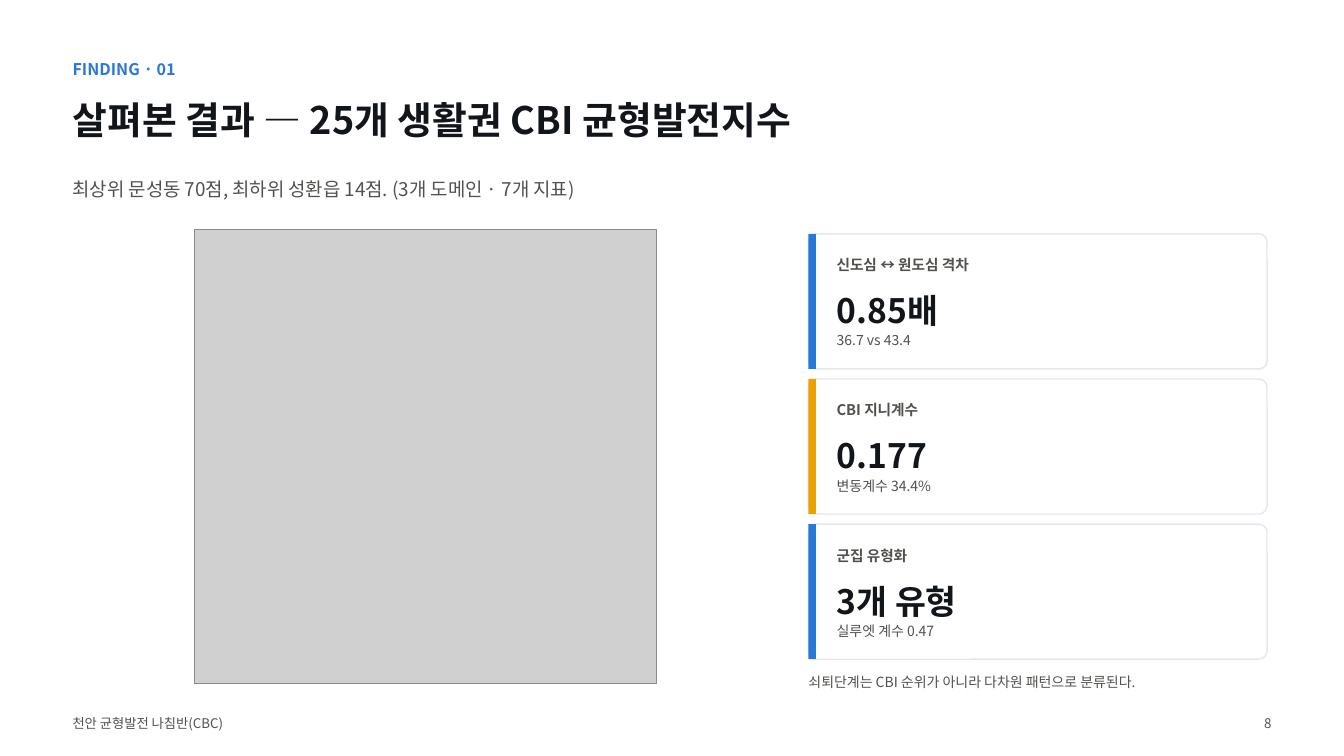
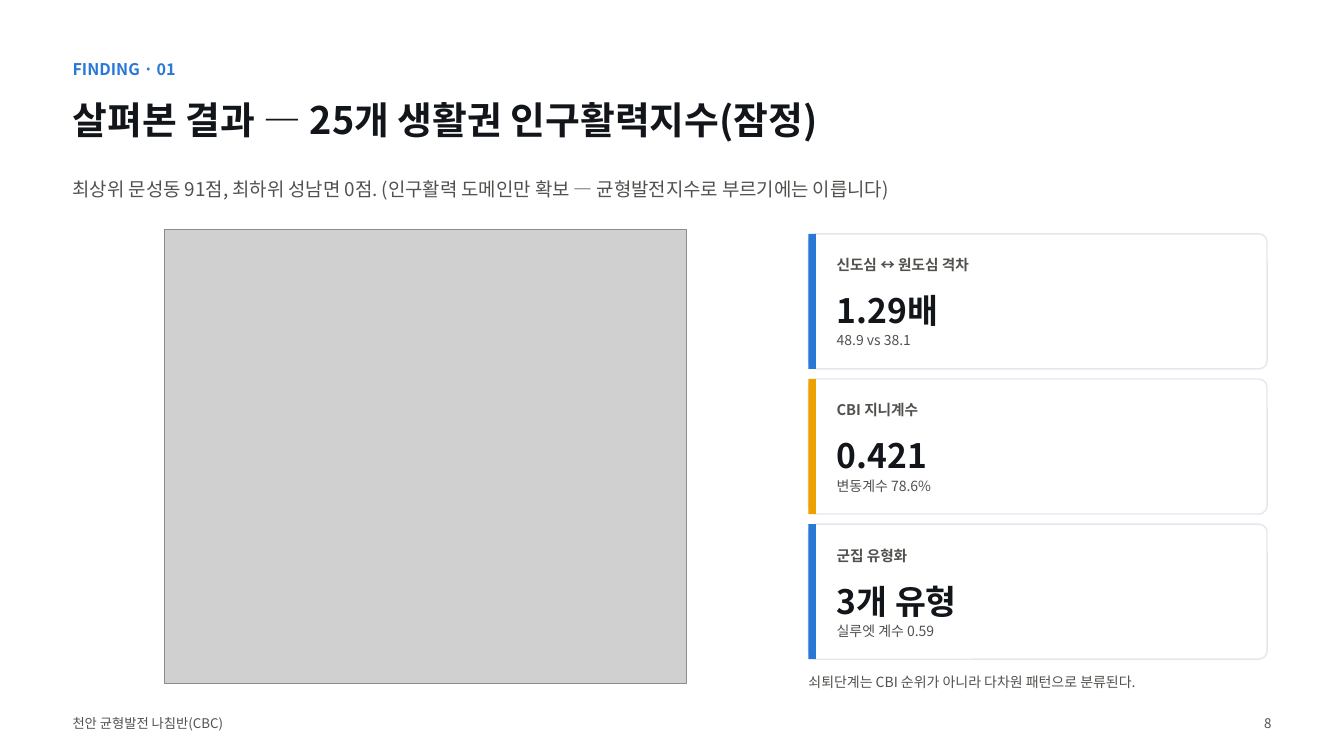
Before and after one commit to BioCode67/2026-AI-, a slide deck: slide 9 of deliverables/기획서_천안균형발전나침반_CBC.pptx. Drawn at 1344x756 pixels with LibreOffice and Linux fonts; fonts in the diff are those of the drawing; grey boxes stand for pictures. Boxes give left, top, right and bottom in pixels: in the first picture for what was removed or moved away, otherwise in the second. Text is boxed around its words. In the diff, an @@ line names an element or a change of style, - is before the commit and + after.

```diff
--- a/deliverables/기획서_천안균형발전나침반_CBC.pptx
+++ b/deliverables/기획서_천안균형발전나침반_CBC.pptx
@@ text at box(73, 102, 818, 142): text changed @@
-살펴본 결과 — 25개 생활권 CBI 균형발전지수
+살펴본 결과 — 25개 생활권 인구활력지수(잠정)
@@ text at box(73, 180, 889, 200): text changed @@
-최상위 문성동 70점, 최하위 성환읍 14점. (3개 도메인 · 7개 지표)
+최상위 문성동 91점, 최하위 성남면 0점. (인구활력 도메인만 확보 — 균형발전지수로 부르기에는 이릅니다)
@@ picture: place and size @@
-picture at box(195, 230, 656, 684)
+picture at box(164, 230, 687, 684)
@@ text at box(837, 295, 938, 326): text changed @@
-0.85배
+1.29배
@@ text at box(837, 335, 911, 345): text changed @@
-36.7 vs 43.4
+48.9 vs 38.1
@@ text at box(837, 442, 927, 469): text changed @@
-0.177
+0.421
@@ text at box(837, 479, 931, 492): text changed @@
-변동계수 34.4%
+변동계수 78.6%
@@ text at box(837, 624, 934, 637): text changed @@
-실루엣 계수 0.47
+실루엣 계수 0.59
```
Also in this commit, not shown: 15 other slides changed, 1 slide added, 2 slides removed, 18 other files.
